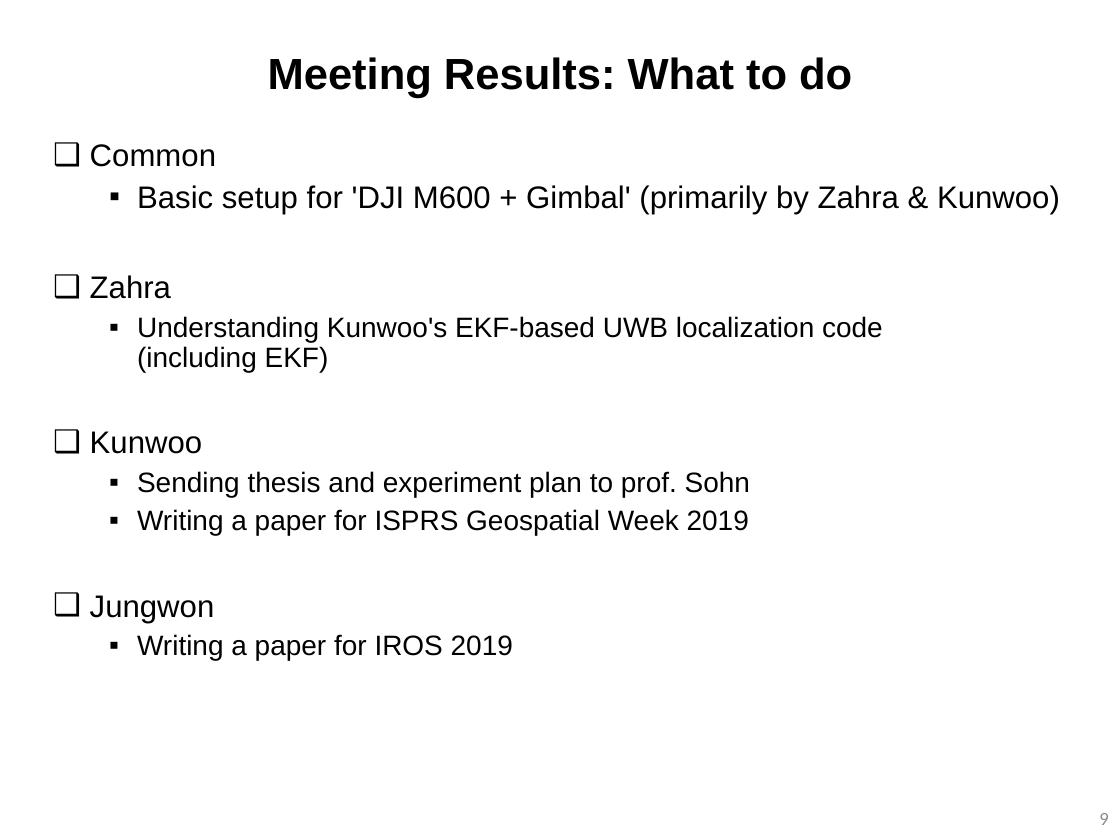
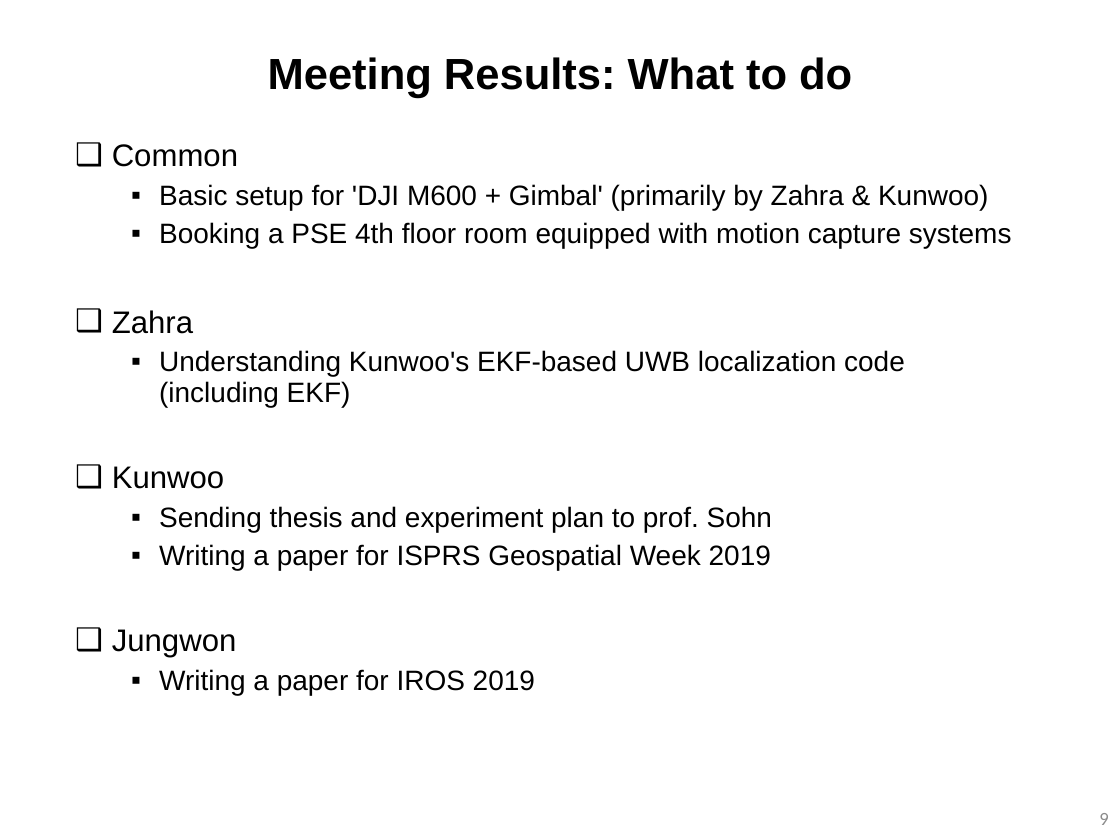
Before and after one commit to yorku-ausml/qdrone, a slide deck: slide 9 of doc/internal_meeting_materials/meeting_materials_qdrone_internal_20190107.pptx. Drawn at 1120x840 pixels with LibreOffice and Linux fonts; fonts in the diff are those of the drawing. Boxes give left, top, right and bottom in pixels: in the first picture for what was removed or moved away, otherwise in the second. Text is boxed around its words. In the diff, an @@ line names an element or a change of style, - is before the commit and + after.

```diff
--- a/doc/internal_meeting_materials/meeting_materials_qdrone_internal_20190107.pptx
+++ b/doc/internal_meeting_materials/meeting_materials_qdrone_internal_20190107.pptx
@@ text "Common": place and size @@
-text "Common" at [90,144,1060,660]
+text "Common" at [112,144,1012,695]
@@ text at [159,184,988,210]: size 20 to 18 pt in "Basic setup for 'DJI M600 + Gimbal' ..." @@
@@ text at [159,222,1012,248]: paragraph added @@
+  ▪ Booking a PSE 4th floor room equipped with motion capture systems
```
Also in this commit, not shown: 1 other file.
